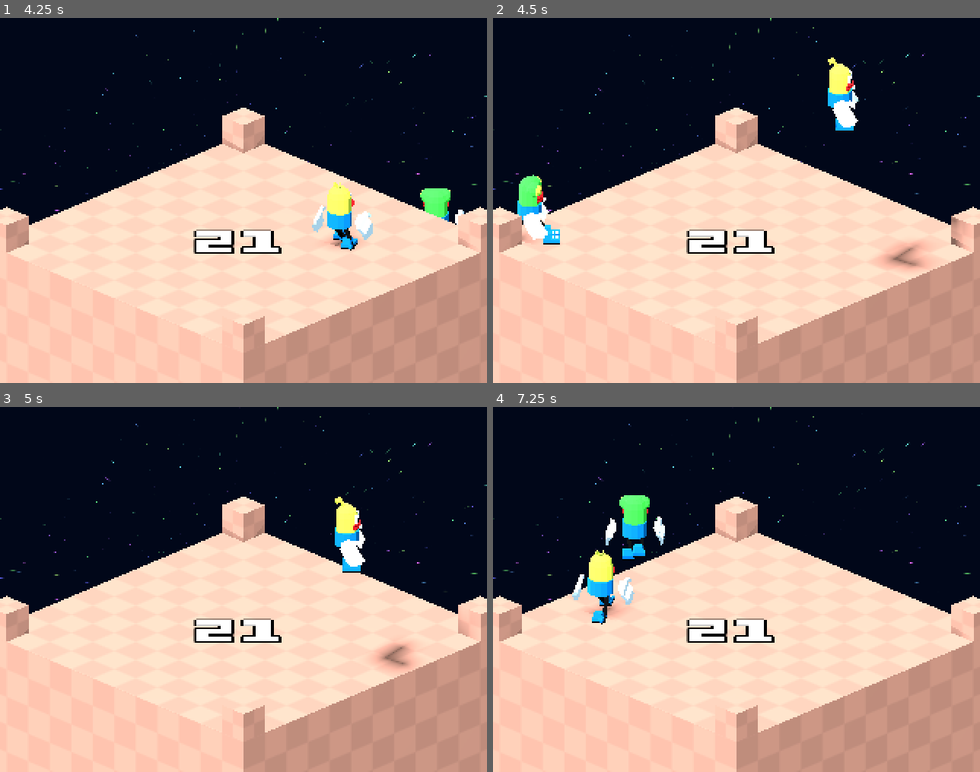
Above: before the commit, frames 1-4 (two rows, left to right).
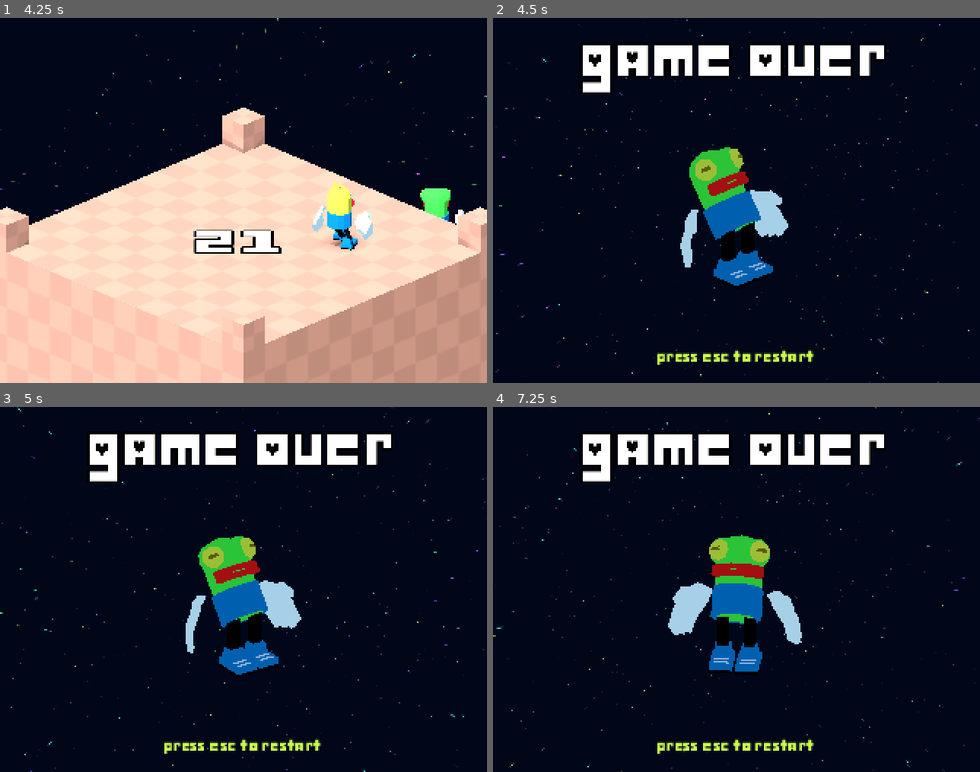
Above: after the commit, the same moments.

Repository: cat-in-the-dark/gmtk_2026
Game: Godot game, scene res://main.tscn
Same seed, same stepped clock (60 frames per second), same inputs: the game is played once before the commit and once after it.
Inputs:
- Up to frame 1 (4.25 s): hold D (move_right) 0.53-1.28 s; hold Ctrl (dash) 0.53-1.28 s; hold S (move_down) 1.28-2.03 s; tap Space (attack) at 1.35 s; tap Ctrl (dash) at 1.55, 2.85, 3.8 s; hold D (move_right) 2.03-2.78 s; hold Ctrl (dash) 2.03-2.78 s; hold W (move_up) 2.78-3.53 s; hold A (move_left) from 3.53 s (still down); hold Space (attack) from 3.53 s (still down); tap Escape (ui_cancel) at 4.15 s
- Up to frame 2 (4.5 s): keep holding A (move_left); release Space (attack) at 4.28 s; tap Ctrl (dash) at 4.35 s
- Up to frame 3 (5 s): keep holding A (move_left)
- Up to frame 4 (7.25 s): release A (move_left) at 5.03 s; hold S (move_down) 5.03-5.78 s; hold Ctrl (dash) 5.03-5.78 s; hold D (move_right) 5.78-6.53 s; tap Space (attack) at 5.85 s; tap Ctrl (dash) at 6.05 s; hold W (move_up) from 6.53 s (still down); hold Ctrl (dash) from 6.53 s (still down)

Frame 1 is identical in both runs. In frame 2, 62% of the frame differs, in the area x 0-100%, y 0-100%; in frame 3, 61%; in frame 4, 62%.

Commit message:
add gameover screen

Diff:
--- a/enemy.tscn
+++ b/enemy.tscn
@@ -9,6 +9,12 @@
 attack_charge_duration = 0.5
 domino_area_scale = 1.5
 stun_duration = 1.5
+can_dash = false
+dash_chance = 0.3
+dash_speed = 12.0
+dash_duration = 0.18
+dash_cooldown = 2.5
+dash_cooldown_jitter = 0.75
 move_speed = 1
 step_distance = 0.9
 step_forward = 0.65
--- /dev/null
+++ b/gameover/gameover.gd
@@ -0,0 +1,46 @@
+extends Node3D
+
+const MAIN_SCENE_PATH := "res://main.tscn"
+
+@export var orbit_speed_degrees := 18.0
+@export var camera_look_height := 0.25
+
+var camera_orbit_offset := Vector3.ZERO
+
+@onready var frog: Node3D = $frog
+@onready var frog_animations: AnimationPlayer = $frog/AnimationPlayer
+@onready var camera: Camera3D = $Camera3D
+
+
+func _ready() -> void:
+	var stunned_animation := frog_animations.get_animation(&"stunned")
+	if stunned_animation == null:
+		push_error("Gameover frog requires a stunned animation")
+	else:
+		frog_animations.play(&"stunned")
+		frog_animations.seek(0.0, true)
+		frog_animations.pause()
+	camera_orbit_offset = camera.global_position - _get_camera_target()
+	_update_camera()
+
+
+func _process(delta: float) -> void:
+	var orbit_angle := deg_to_rad(orbit_speed_degrees) * delta
+	camera_orbit_offset = camera_orbit_offset.rotated(Vector3.UP, orbit_angle)
+	_update_camera()
+
+
+func _unhandled_input(event: InputEvent) -> void:
+	if event.is_action_pressed(&"ui_cancel") and not event.is_echo():
+		get_viewport().set_input_as_handled()
+		get_tree().change_scene_to_file(MAIN_SCENE_PATH)
+
+
+func _get_camera_target() -> Vector3:
+	return frog.global_position + Vector3.UP * camera_look_height
+
+
+func _update_camera() -> void:
+	var camera_target := _get_camera_target()
+	camera.global_position = camera_target + camera_orbit_offset
+	camera.look_at(camera_target)
--- /dev/null
+++ b/gameover/gameover.tscn
@@ -0,0 +1,48 @@
+[gd_scene format=3 uid="uid://dghasttpldypd"]
+
+[ext_resource type="Environment" uid="uid://cvx82wuvou4v3" path="res://world_env.tres" id="1_4nh4k"]
+[ext_resource type="PackedScene" uid="uid://bx0bt2mq2jr51" path="res://frog/frog.glb" id="1_tpdqf"]
+[ext_resource type="Script" path="res://gameover/gameover.gd" id="2_script"]
+[ext_resource type="FontFile" uid="uid://cnrtfdru4342r" path="res://fonts/deltarune.ttf" id="3_font"]
+
+[node name="Gameover" type="Node3D" unique_id=203478475]
+script = ExtResource("2_script")
+
+[node name="frog" parent="." unique_id=1018753583 instance=ExtResource("1_tpdqf")]
+transform = Transform3D(0.7071067, 0, -0.7071067, 0, 1, 0, 0.7071067, 0, 0.7071067, 0, 5.05, -4)
+
+[node name="WorldEnvironment" type="WorldEnvironment" parent="." unique_id=322808676]
+environment = ExtResource("1_4nh4k")
+
+[node name="Camera3D" type="Camera3D" parent="." unique_id=91002681]
+transform = Transform3D(1, 0, 0, 0, 0.9063078, 0.4226183, 0, -0.4226183, 0.9063078, 0, 9, 3.93)
+projection = 1
+current = true
+size = 6.0
+
+[node name="GameOverLabel" type="Label3D" parent="." unique_id=1271082283]
+position = Vector3(0, 7.8, -4)
+billboard = 1
+text = "GAME OVER"
+font = ExtResource("3_font")
+font_size = 192
+outline_size = 32
+
+[node name="Interface" type="CanvasLayer" parent="."]
+
+[node name="RestartLabel" type="Label" parent="Interface"]
+anchors_preset = 12
+anchor_top = 1.0
+anchor_right = 1.0
+anchor_bottom = 1.0
+offset_top = -32.0
+grow_horizontal = 2
+grow_vertical = 0
+theme_override_colors/font_color = Color(0.8, 1, 0.3, 1)
+theme_override_colors/font_outline_color = Color(0.03, 0.05, 0.11, 1)
+theme_override_constants/outline_size = 2
+theme_override_fonts/font = ExtResource("3_font")
+theme_override_font_sizes/font_size = 10
+text = "Press ESC to restart"
+horizontal_alignment = 1
+vertical_alignment = 1
--- a/player.gd
+++ b/player.gd
@@ -52,7 +52,10 @@
 
 
 func _on_reached_kill_floor() -> void:
-	get_tree().call_deferred(&"reload_current_scene")
+	get_tree().call_deferred(
+		&"change_scene_to_file",
+		"res://gameover/gameover.tscn"
+	)
 
 
 func _request_attack() -> void:
--- a/world_env.tres
+++ b/world_env.tres
@@ -8,5 +8,3 @@
 ambient_light_source = 2
 ambient_light_color = Color(0.72, 0.9, 1, 1)
 ambient_light_energy = 0.8
-tonemap_mode = 0
-glow_enabled = false
Not shown, added: gameover/gameover.gd.uid
Not shown: 1 places in sky/sky.tres that only renumber resources
Not shown: 1 places in world_env.tres that only renumber resources
